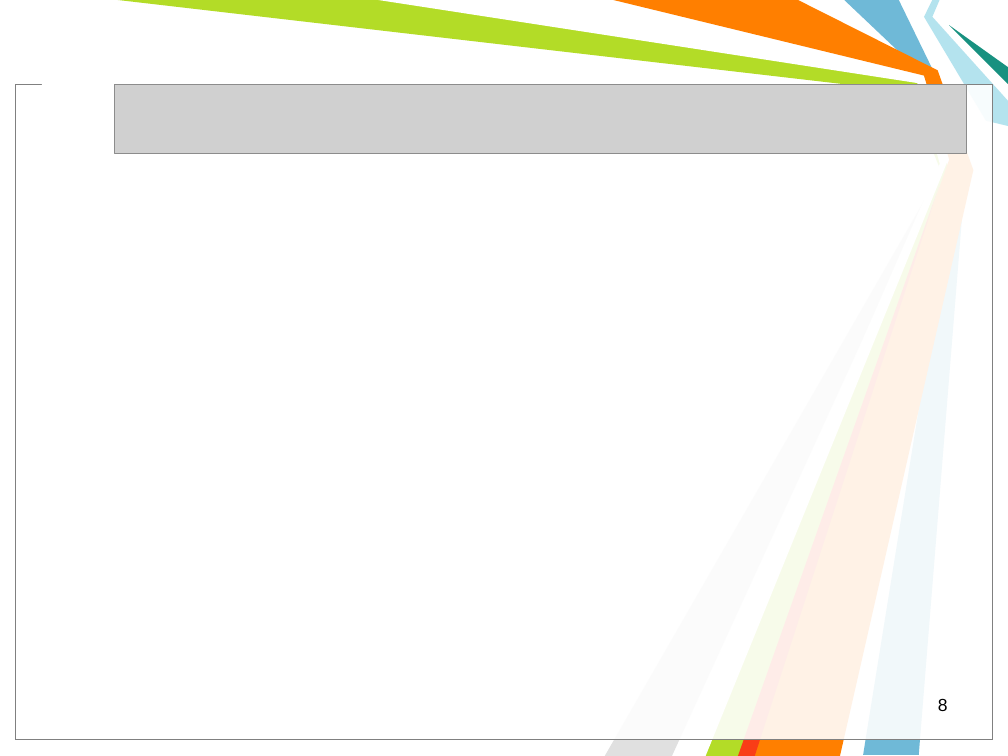
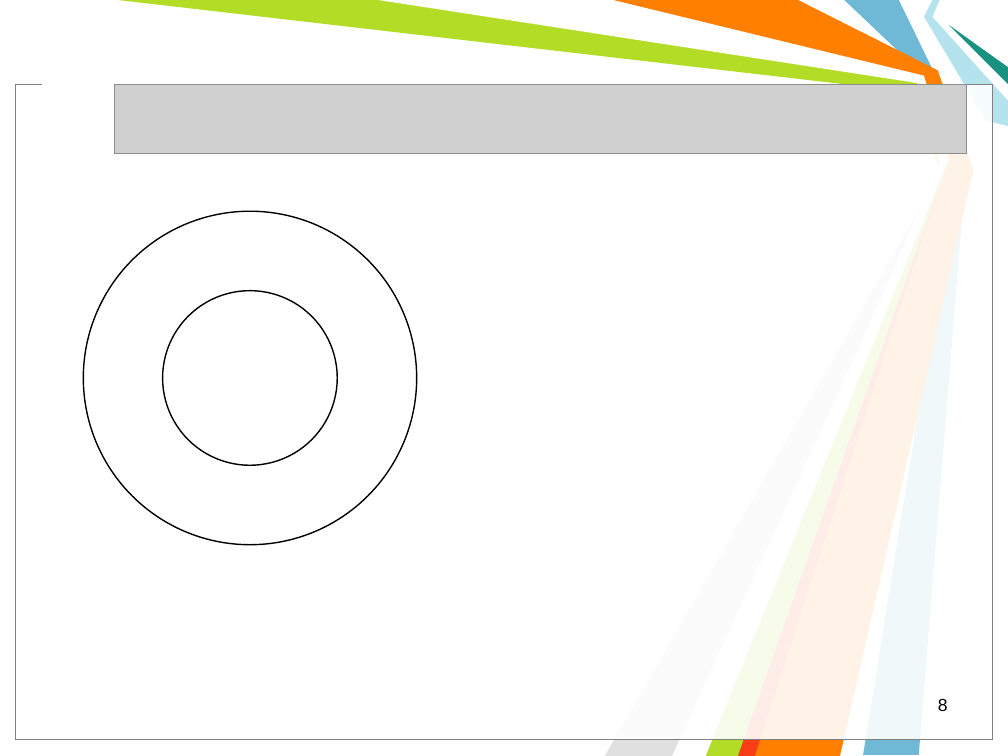
Before and after one commit to l432/NMK, a slide deck: slide 8 of Lecture/FIT/2023_24/06_Електростатичне поле/Less06.ppt. Drawn at 1008x756 pixels with LibreOffice and Linux fonts; fonts in the diff are those of the drawing; grey boxes stand for pictures; background and template pictures are left out. Boxes give left, top, right and bottom in pixels: in the first picture for what was removed or moved away, otherwise in the second. Text is boxed around its words. In the diff, an @@ line names an element or a change of style, - is before the commit and + after.

```diff
--- a/Lecture/FIT/2023_24/06_Електростатичне поле/Less06.ppt
+++ b/Lecture/FIT/2023_24/06_Електростатичне поле/Less06.ppt
@@ ellipse added at [84, 212, 417, 545], outline #000000 0.99 pt @@
@@ ellipse added at [162, 290, 337, 465], outline #000000 0.99 pt @@
```
Also in this commit, not shown: 3 other slides changed, 1 slide added, 1 slide removed, 3 other files.
